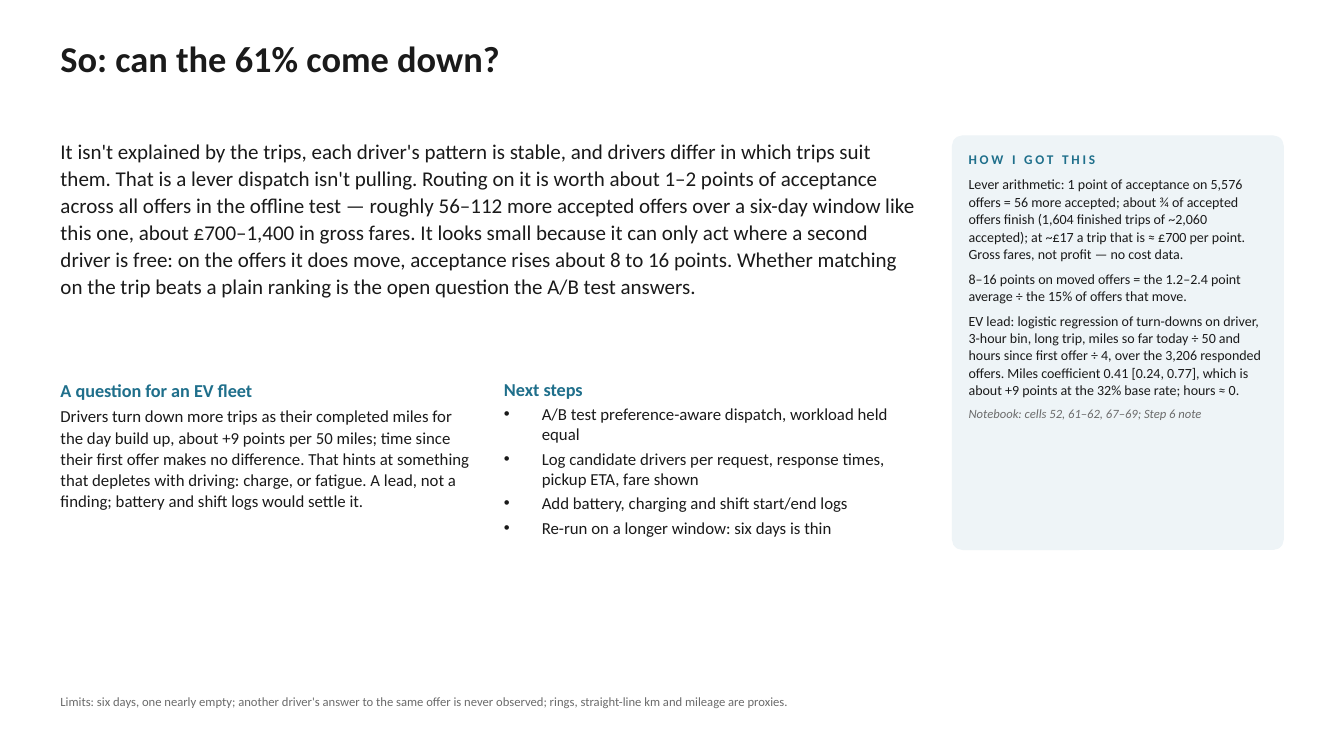
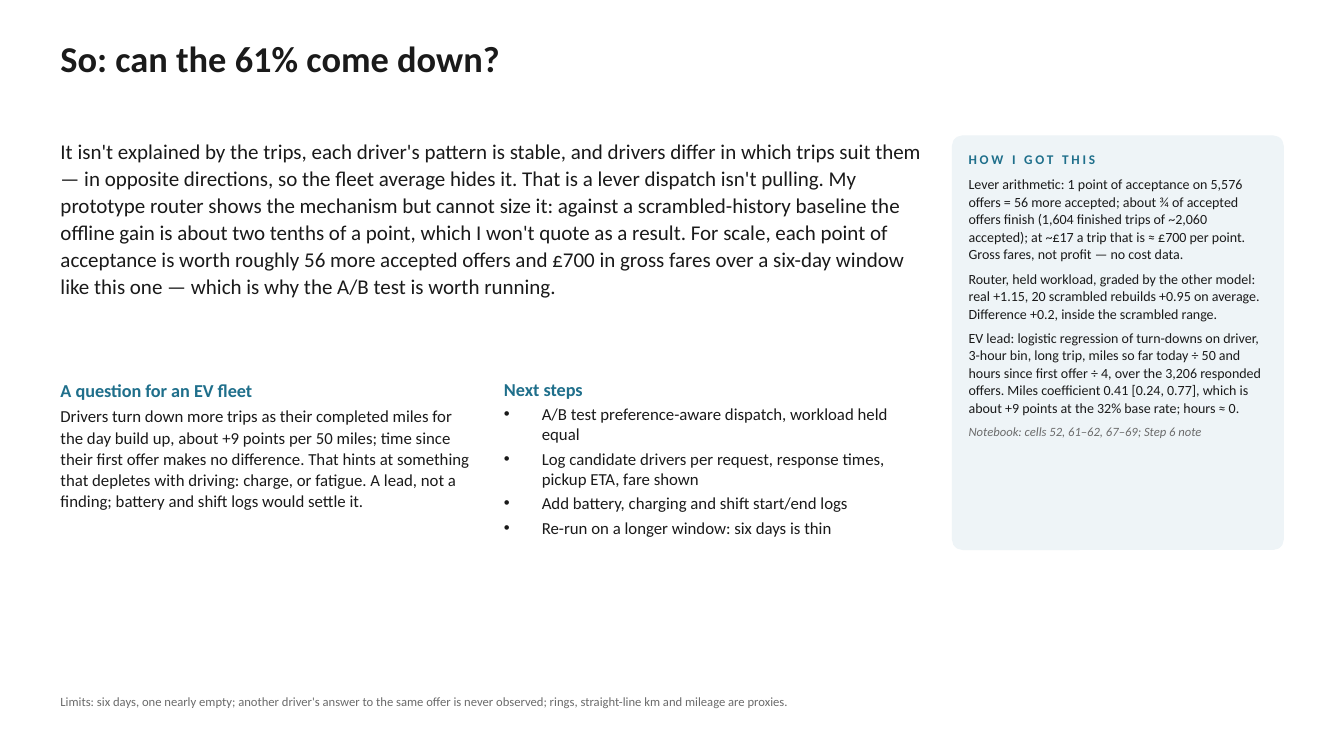
Before and after one commit to retinapeg/odysse-take-home, a slide deck: slide 11 of deck/Odysse_deck.pptx. Drawn at 1344x756 pixels with LibreOffice and Linux fonts; fonts in the diff are those of the drawing. Boxes give left, top, right and bottom in pixels: in the first picture for what was removed or moved away, otherwise in the second. Text is boxed around its words. In the diff, an @@ line names an element or a change of style, - is before the commit and + after.

Commit message:
Router: correct the capped estimate against a scrambled-history baseline; add verification scripts

```diff
--- a/deck/Odysse_deck.pptx
+++ b/deck/Odysse_deck.pptx
@@ text at (60, 144, 920, 298): text changed @@
-It isn't explained by the trips, each driver's pattern is stable, and drivers differ in which trips suit them. That is a lever dispatch isn't pulling. Routing on it is worth about 1–2 points of acceptance across all offers in the offline test — roughly 56–112 more accepted offers over a six-day window like this one, about £700–1,400 in gross fares. It looks small because it can only act where a second driver is free: on the offers it does move, acceptance rises about 8 to 16 points. Whether matching on the trip beats a plain ranking is the open question the A/B test answers.
+It isn't explained by the trips, each driver's pattern is stable, and drivers differ in which trips suit them — in opposite directions, so the fleet average hides it. That is a lever dispatch isn't pulling. My prototype router shows the mechanism but cannot size it: against a scrambled-history baseline the offline gain is about two tenths of a point, which I won't quote as a result. For scale, each point of acceptance is worth roughly 56 more accepted offers and £700 in gross fares over a six-day window like this one — which is why the A/B test is worth running.
@@ text at (969, 274, 1260, 322): text changed @@
-8–16 points on moved offers = the 1.2–2.4 point average ÷ the 15% of offers that move.
+Router, held workload, graded by the other model: real +1.15, 20 scrambled rebuilds +0.95 on average. Difference +0.2, inside the scrambled range.
```
Also in this commit, not shown: 1 other slide changed, 5 other files.
